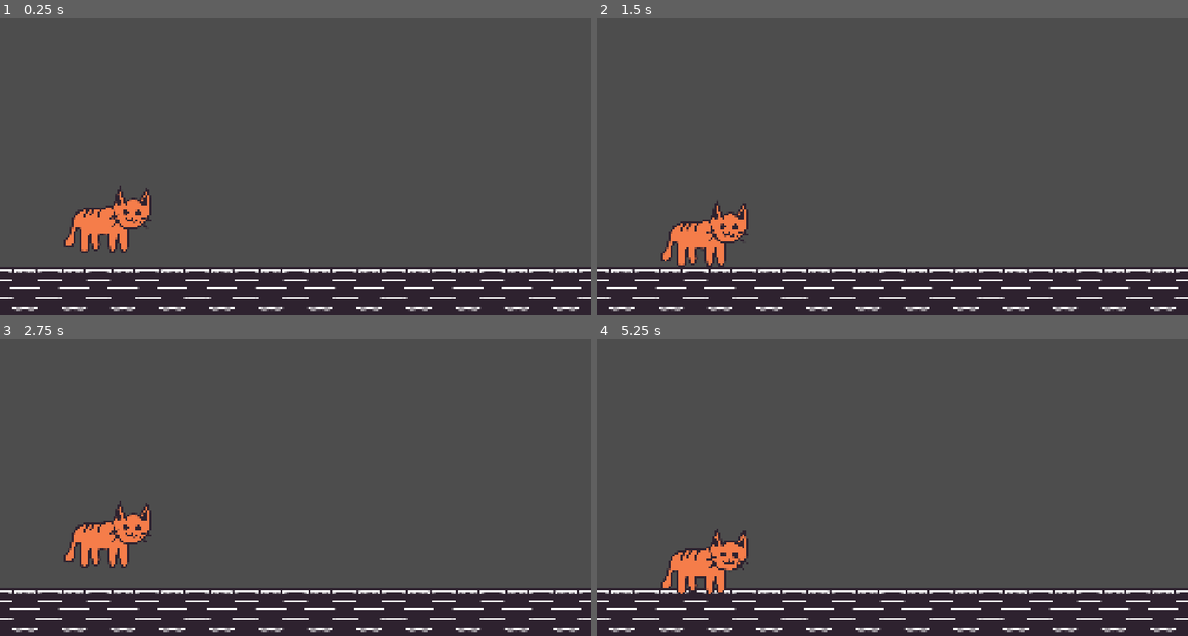
Above: before the commit, frames 1-4 (two rows, left to right).
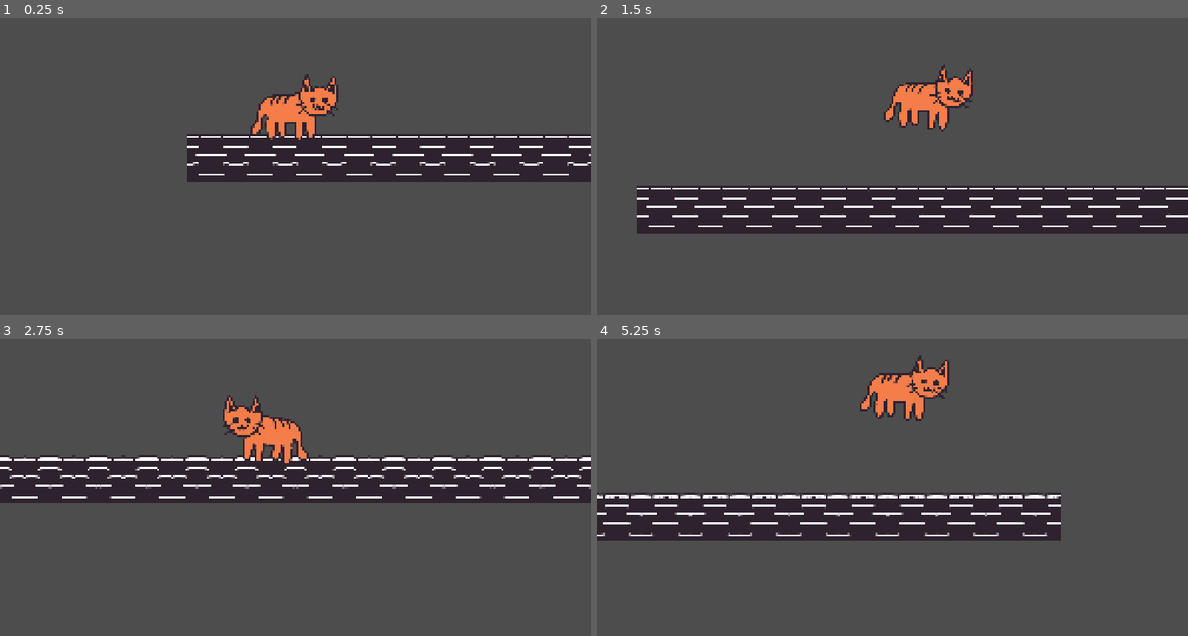
Above: after the commit, the same moments.

Repository: ze-sempre/cat-mess_game
Game: Godot game, scene res://levels/shelf_level.tscn
The game is run twice, just before and just after one commit, with the same random seed, the same clock (stepped at 60 frames per second) and the same inputs.
Inputs (mouse positions are in pixels of both pictures, inside the frame that each line leads up to):
- Up to frame 1 (0.25 s): no input
- Up to frame 2 (1.5 s): tap Enter (ui_accept) at 0.5, 0.6 s; move the mouse to (outside the picture) at 0.52 s; hold D (right, bound only after the commit) from 0.53 s (still down); tap Space (jump, bound only after the commit) at 0.77, 0.8, 1.07, 1.35 s; move the mouse to (774, 47) at 1.27 s
- Up to frame 3 (2.75 s): tap Space (jump, bound only after the commit) at 1.52, 1.82, 2.3 s; tap Enter (ui_accept) at 1.55 s; move the mouse to (outside the picture) at 2.02 s; release D (right, bound only after the commit) at 2.03 s; press the mouse at (outside the picture) at 2.03 s; hold A (left, bound only after the commit) from 2.03 s (still down)
- Up to frame 4 (5.25 s): move the mouse to (862, 457) at 2.77 s; release A (left, bound only after the commit) at 2.78 s; release the mouse at (862, 457) at 2.78 s; hold D (right, bound only after the commit) 2.78-4.28 s; tap Enter (ui_accept) at 2.85, 3.6, 4.55 s; tap Space (jump, bound only after the commit) at 3.02, 3.32, 3.77, 3.8, 4.07, 4.35, 4.52, 4.82 s; move the mouse to (1069, 428) at 3.52 s; move the mouse to (outside the picture) at 4.27 s; hold A (left, bound only after the commit) 4.28-5.03 s; move the mouse to (922, 339) at 5.02 s; press the mouse at (922, 339) at 5.03 s; hold D (right, bound only after the commit) from 5.03 s (still down)

The runs differ from the first frame. In frame 1, 31% of the frame differs, in the area x 0-100%, y 18-100%; in frame 2, 34%; in frame 3, 35%; in frame 4, 32%.

Commit message:
added attack animations and collisions

Diff:
--- a/player/cat.gd
+++ b/player/cat.gd
@@ -12,9 +12,12 @@
 @onready var fall_gravity: float = ((-2.0 * jump_height) / (jump_time_to_descend * jump_time_to_descend)) * -1.0
 
 @onready var movement_anim: AnimationPlayer = $movement_anim
-@onready var body: Sprite2D = $body
+@onready var body: AnimatedSprite2D = $body
 @onready var head: Sprite2D = $head
 @onready var jump_buffer_timer: Timer = $jump_buffer_timer
+@onready var attack_collision: CollisionShape2D = $attack_area/attack_collision
+@onready var attack_sweep: AnimatedSprite2D = $attack_sweep
+@onready var attack_anim: AnimationPlayer = $attack_anim
 
 
 
@@ -25,7 +28,7 @@
 	velocity.y += get_custom_gravity() * delta
 
 	# Handle jump.
-	if Input.is_action_just_pressed("ui_accept"):
+	if Input.is_action_just_pressed("jump"):
 		jump_buffer_timer.start()
 
 	if is_on_floor() and !jump_buffer_timer.is_stopped():
@@ -33,7 +36,7 @@
 
 	# Get the input direction and handle the movement/deceleration.
 	# As good practice, you should replace UI actions with custom gameplay actions.
-	var direction := Input.get_axis("ui_left", "ui_right")
+	var direction := Input.get_axis("left", "right")
 	if direction:
 		velocity.x = direction * move_speed
 		movement_anim.play("walking")
@@ -42,6 +45,9 @@
 		movement_anim.play("idle")
 
 	move_and_slide()
+
+	if Input.is_action_just_pressed("attack"):
+		attack()
 
 	if direction > 0.0:
 		body.flip_h = true
@@ -52,3 +58,7 @@
 
 func get_custom_gravity() -> float:
 	return jump_gravity if velocity.y < 0.0 else fall_gravity
+
+
+func attack():
+	attack_anim.play("attack")
--- a/player/cat.tscn
+++ b/player/cat.tscn
@@ -1,12 +1,68 @@
-[gd_scene load_steps=9 format=3 uid="uid://b4tunvm18kpk2"]
+[gd_scene load_steps=28 format=3 uid="uid://b4tunvm18kpk2"]
 
 [ext_resource type="Script" uid="uid://cpvocibyediho" path="res://player/cat.gd" id="1_oqb4x"]
 [ext_resource type="Texture2D" uid="uid://bo8ilbbdx5bli" path="res://assets/cat_body.png" id="2_jopsd"]
 [ext_resource type="Texture2D" uid="uid://brkjp2j7yhufi" path="res://assets/cat_head.png" id="3_tb7al"]
+[ext_resource type="Texture2D" uid="uid://dt7c5lxyoevfu" path="res://assets/cat_attack_sweep.png" id="4_tb7al"]
 
 [sub_resource type="CapsuleShape2D" id="CapsuleShape2D_oqb4x"]
 radius = 55.0
 height = 154.0
+
+[sub_resource type="AtlasTexture" id="AtlasTexture_tb7al"]
+atlas = ExtResource("2_jopsd")
+region = Rect2(0, 0, 360, 360)
+
+[sub_resource type="AtlasTexture" id="AtlasTexture_vlsn8"]
+atlas = ExtResource("2_jopsd")
+region = Rect2(360, 0, 360, 360)
+
+[sub_resource type="AtlasTexture" id="AtlasTexture_bkwww"]
+atlas = ExtResource("2_jopsd")
+region = Rect2(720, 0, 360, 360)
+
+[sub_resource type="AtlasTexture" id="AtlasTexture_f2ewx"]
+atlas = ExtResource("2_jopsd")
+region = Rect2(1080, 0, 360, 360)
+
+[sub_resource type="AtlasTexture" id="AtlasTexture_1ndg2"]
+atlas = ExtResource("2_jopsd")
+region = Rect2(1440, 0, 360, 360)
+
+[sub_resource type="AtlasTexture" id="AtlasTexture_jopsd"]
+atlas = ExtResource("2_jopsd")
+region = Rect2(0, 0, 360, 360)
+
+[sub_resource type="SpriteFrames" id="SpriteFrames_tb7al"]
+animations = [{
+"frames": [{
+"duration": 1.0,
+"texture": SubResource("AtlasTexture_tb7al")
+}, {
+"duration": 1.0,
+"texture": SubResource("AtlasTexture_vlsn8")
+}, {
+"duration": 1.0,
+"texture": SubResource("AtlasTexture_bkwww")
+}, {
+"duration": 1.0,
+"texture": SubResource("AtlasTexture_f2ewx")
+}, {
+"duration": 1.0,
+"texture": SubResource("AtlasTexture_1ndg2")
+}],
+"loop": false,
+"name": &"attack",
+"speed": 12.0
+}, {
+"frames": [{
+"duration": 1.0,
+"texture": SubResource("AtlasTexture_jopsd")
+}],
+"loop": true,
+"name": &"default",
+"speed": 5.0
+}]
 
 [sub_resource type="Animation" id="Animation_jopsd"]
 length = 0.001
@@ -74,10 +130,221 @@
 &"walking": SubResource("Animation_oqb4x")
 }
 
+[sub_resource type="RectangleShape2D" id="RectangleShape2D_jopsd"]
+size = Vector2(529, 239.5)
+
+[sub_resource type="AtlasTexture" id="AtlasTexture_pstm5"]
+atlas = ExtResource("4_tb7al")
+region = Rect2(0, 0, 360, 180)
+
+[sub_resource type="AtlasTexture" id="AtlasTexture_0n2l3"]
+atlas = ExtResource("4_tb7al")
+region = Rect2(360, 0, 360, 180)
+
+[sub_resource type="AtlasTexture" id="AtlasTexture_0wb80"]
+atlas = ExtResource("4_tb7al")
+region = Rect2(720, 0, 360, 180)
+
+[sub_resource type="AtlasTexture" id="AtlasTexture_gfpd3"]
+atlas = ExtResource("4_tb7al")
+region = Rect2(1080, 0, 360, 180)
+
+[sub_resource type="AtlasTexture" id="AtlasTexture_jkc52"]
+atlas = ExtResource("4_tb7al")
+region = Rect2(1440, 0, 360, 180)
+
+[sub_resource type="AtlasTexture" id="AtlasTexture_6ta34"]
+atlas = ExtResource("4_tb7al")
+region = Rect2(1800, 0, 360, 180)
+
+[sub_resource type="SpriteFrames" id="SpriteFrames_jopsd"]
+animations = [{
+"frames": [{
+"duration": 1.0,
+"texture": SubResource("AtlasTexture_pstm5")
+}, {
+"duration": 1.0,
+"texture": SubResource("AtlasTexture_0n2l3")
+}, {
+"duration": 1.0,
+"texture": SubResource("AtlasTexture_0wb80")
+}, {
+"duration": 1.0,
+"texture": SubResource("AtlasTexture_gfpd3")
+}, {
+"duration": 1.0,
+"texture": SubResource("AtlasTexture_jkc52")
+}, {
+"duration": 1.0,
+"texture": SubResource("AtlasTexture_6ta34")
+}],
+"loop": false,
+"name": &"attack",
+"speed": 12.0
+}]
+
+[sub_resource type="Animation" id="Animation_vlsn8"]
+resource_name = "attack"
+length = 0.66667503
+step = 0.083333336
+tracks/0/type = "value"
+tracks/0/imported = false
+tracks/0/enabled = true
+tracks/0/path = NodePath("attack_sweep:animation")
+tracks/0/interp = 1
+tracks/0/loop_wrap = true
+tracks/0/keys = {
+"times": PackedFloat32Array(0),
+"transitions": PackedFloat32Array(1),
+"update": 1,
+"values": [&"attack"]
+}
+tracks/1/type = "value"
+tracks/1/imported = false
+tracks/1/enabled = true
+tracks/1/path = NodePath("attack_sweep:visible")
+tracks/1/interp = 1
+tracks/1/loop_wrap = true
+tracks/1/keys = {
+"times": PackedFloat32Array(0, 0.16666667, 0.5),
+"transitions": PackedFloat32Array(1, 1, 1),
+"update": 1,
+"values": [false, true, false]
+}
+tracks/2/type = "value"
+tracks/2/imported = false
+tracks/2/enabled = true
+tracks/2/path = NodePath("attack_area/attack_collision:disabled")
+tracks/2/interp = 1
+tracks/2/loop_wrap = true
+tracks/2/keys = {
+"times": PackedFloat32Array(0, 0.16666667, 0.6666667),
+"transitions": PackedFloat32Array(1, 1, 1),
+"update": 1,
+"values": [true, false, true]
+}
+tracks/3/type = "value"
+tracks/3/imported = false
+tracks/3/enabled = true
+tracks/3/path = NodePath("attack_sweep:frame")
+tracks/3/interp = 1
+tracks/3/loop_wrap = true
+tracks/3/keys = {
+"times": PackedFloat32Array(0.16666666, 0.25, 0.3333333, 0.41666666, 0.5, 0.5833334),
+"transitions": PackedFloat32Array(1, 1, 1, 1, 1, 1),
+"update": 1,
+"values": [0, 1, 2, 3, 4, 5]
+}
+tracks/4/type = "value"
+tracks/4/imported = false
+tracks/4/enabled = true
+tracks/4/path = NodePath("body:animation")
+tracks/4/interp = 1
+tracks/4/loop_wrap = true
+tracks/4/keys = {
+"times": PackedFloat32Array(0),
+"transitions": PackedFloat32Array(1),
+"update": 1,
+"values": [&"attack"]
+}
+tracks/5/type = "value"
+tracks/5/imported = false
+tracks/5/enabled = true
+tracks/5/path = NodePath("body:frame")
+tracks/5/interp = 1
+tracks/5/loop_wrap = true
+tracks/5/keys = {
+"times": PackedFloat32Array(0, 0.083333336, 0.16666667, 0.25, 0.33333334),
+"transitions": PackedFloat32Array(1, 1, 1, 1, 1),
+"update": 1,
+"values": [0, 1, 2, 3, 4]
+}
+
+[sub_resource type="Animation" id="Animation_bkwww"]
+length = 0.001
+tracks/0/type = "value"
+tracks/0/imported = false
+tracks/0/enabled = true
+tracks/0/path = NodePath("attack_sweep:animation")
+tracks/0/interp = 1
+tracks/0/loop_wrap = true
+tracks/0/keys = {
+"times": PackedFloat32Array(0),
+"transitions": PackedFloat32Array(1),
+"update": 1,
+"values": [&"attack"]
+}
+tracks/1/type = "value"
+tracks/1/imported = false
+tracks/1/enabled = true
+tracks/1/path = NodePath("attack_sweep:visible")
+tracks/1/interp = 1
+tracks/1/loop_wrap = true
+tracks/1/keys = {
+"times": PackedFloat32Array(0),
+"transitions": PackedFloat32Array(1),
+"update": 1,
+"values": [false]
+}
+tracks/2/type = "value"
+tracks/2/imported = false
+tracks/2/enabled = true
+tracks/2/path = NodePath("attack_area/attack_collision:disabled")
+tracks/2/interp = 1
+tracks/2/loop_wrap = true
+tracks/2/keys = {
+"times": PackedFloat32Array(0),
+"transitions": PackedFloat32Array(1),
+"update": 1,
+"values": [true]
+}
+tracks/3/type = "value"
+tracks/3/imported = false
+tracks/3/enabled = true
+tracks/3/path = NodePath("attack_sweep:frame")
+tracks/3/interp = 1
+tracks/3/loop_wrap = true
+tracks/3/keys = {
+"times": PackedFloat32Array(0),
+"transitions": PackedFloat32Array(1),
+"update": 1,
+"values": [0]
+}
+tracks/4/type = "value"
+tracks/4/imported = false
+tracks/4/enabled = true
+tracks/4/path = NodePath("body:animation")
+tracks/4/interp = 1
+tracks/4/loop_wrap = true
+tracks/4/keys = {
+"times": PackedFloat32Array(0),
+"transitions": PackedFloat32Array(1),
+"update": 1,
+"values": [&"attack"]
+}
+tracks/5/type = "value"
+tracks/5/imported = false
+tracks/5/enabled = true
+tracks/5/path = NodePath("body:frame")
+tracks/5/interp = 1
+tracks/5/loop_wrap = true
+tracks/5/keys = {
+"times": PackedFloat32Array(0),
+"transitions": PackedFloat32Array(1),
+"update": 1,
+"values": [0]
+}
+
+[sub_resource type="AnimationLibrary" id="AnimationLibrary_bkwww"]
+_data = {
+&"RESET": SubResource("Animation_bkwww"),
+&"attack": SubResource("Animation_vlsn8")
+}
+
 [node name="cat" type="CharacterBody2D"]
 script = ExtResource("1_oqb4x")
-move_speed = 500.0
-jump_height = 100.0
+move_speed = 700.0
+jump_height = 300.0
 jump_time_to_peak = 0.5
 jump_time_to_descend = 0.4
 
@@ -86,8 +353,9 @@
 rotation = 1.5707964
 shape = SubResource("CapsuleShape2D_oqb4x")
 
-[node name="body" type="Sprite2D" parent="."]
-texture = ExtResource("2_jopsd")
+[node name="body" type="AnimatedSprite2D" parent="."]
+sprite_frames = SubResource("SpriteFrames_tb7al")
+animation = &"attack"
 offset = Vector2(0, -136)
 flip_h = true
 
@@ -104,3 +372,27 @@
 [node name="jump_buffer_timer" type="Timer" parent="."]
 wait_time = 0.2
 one_shot = true
+
+[node name="Camera2D" type="Camera2D" parent="."]
+offset = Vector2(0, -360)
+position_smoothing_enabled = true
+
+[node name="attack_area" type="Area2D" parent="."]
+position = Vector2(329, -131)
+
+[node name="attack_collision" type="CollisionShape2D" parent="attack_area"]
+position = Vector2(-64.5, 10.75)
+shape = SubResource("RectangleShape2D_jopsd")
+disabled = true
+
+[node name="attack_sweep" type="AnimatedSprite2D" parent="."]
+visible = false
+position = Vector2(336, -90)
+sprite_frames = SubResource("SpriteFrames_jopsd")
+animation = &"attack"
+flip_h = true
+
+[node name="attack_anim" type="AnimationPlayer" parent="."]
+libraries = {
+&"": SubResource("AnimationLibrary_bkwww")
+}
--- a/project.godot
+++ b/project.godot
@@ -40,17 +40,22 @@
 "deadzone": 0.2,
 "events": [Object(InputEventJoypadButton,"resource_local_to_scene":false,"resource_name":"","device":-1,"button_index":13,"pressure":0.0,"pressed":true,"script":null)
 , Object(InputEventJoypadMotion,"resource_local_to_scene":false,"resource_name":"","device":-1,"axis":0,"axis_value":-1.0,"script":null)
+, Object(InputEventKey,"resource_local_to_scene":false,"resource_name":"","device":-1,"window_id":0,"alt_pressed":false,"shift_pressed":false,"ctrl_pressed":false,"meta_pressed":false,"pressed":false,"keycode":0,"physical_keycode":65,"key_label":0,"unicode":97,"location":0,"echo":false,"script":null)
+, Object(InputEventKey,"resource_local_to_scene":false,"resource_name":"","device":-1,"window_id":0,"alt_pressed":false,"shift_pressed":false,"ctrl_pressed":false,"meta_pressed":false,"pressed":false,"keycode":0,"physical_keycode":4194319,"key_label":0,"unicode":0,"location":0,"echo":false,"script":null)
 ]
 }
 right={
 "deadzone": 0.2,
 "events": [Object(InputEventJoypadButton,"resource_local_to_scene":false,"resource_name":"","device":-1,"button_index":14,"pressure":0.0,"pressed":true,"script":null)
 , Object(InputEventJoypadMotion,"resource_local_to_scene":false,"resource_name":"","device":-1,"axis":0,"axis_value":1.0,"script":null)
+, Object(InputEventKey,"resource_local_to_scene":false,"resource_name":"","device":-1,"window_id":0,"alt_pressed":false,"shift_pressed":false,"ctrl_pressed":false,"meta_pressed":false,"pressed":false,"keycode":0,"physical_keycode":68,"key_label":0,"unicode":100,"location":0,"echo":false,"script":null)
+, Object(InputEventKey,"resource_local_to_scene":false,"resource_name":"","device":-1,"window_id":0,"alt_pressed":false,"shift_pressed":false,"ctrl_pressed":false,"meta_pressed":false,"pressed":false,"keycode":0,"physical_keycode":4194321,"key_label":0,"unicode":0,"location":0,"echo":false,"script":null)
 ]
 }
 jump={
 "deadzone": 0.2,
 "events": [Object(InputEventJoypadButton,"resource_local_to_scene":false,"resource_name":"","device":-1,"button_index":0,"pressure":0.0,"pressed":true,"script":null)
+, Object(InputEventKey,"resource_local_to_scene":false,"resource_name":"","device":-1,"window_id":0,"alt_pressed":false,"shift_pressed":false,"ctrl_pressed":false,"meta_pressed":false,"pressed":false,"keycode":0,"physical_keycode":32,"key_label":0,"unicode":32,"location":0,"echo":false,"script":null)
 ]
 }
 
Binary file removed: assets/cat.png
Binary file added: assets/cat_attack_sweep.png
Not shown, changed: assets/cat_attack_sweep.png.import
Binary file changed: assets/cat_body.png
Not shown, changed: assets/cat.kra
Not shown, changed: assets/cat.kra~
Not shown, added: assets/cat_attack_sweep.kra
Not shown, added: assets/cat_attack_sweep.kra~
